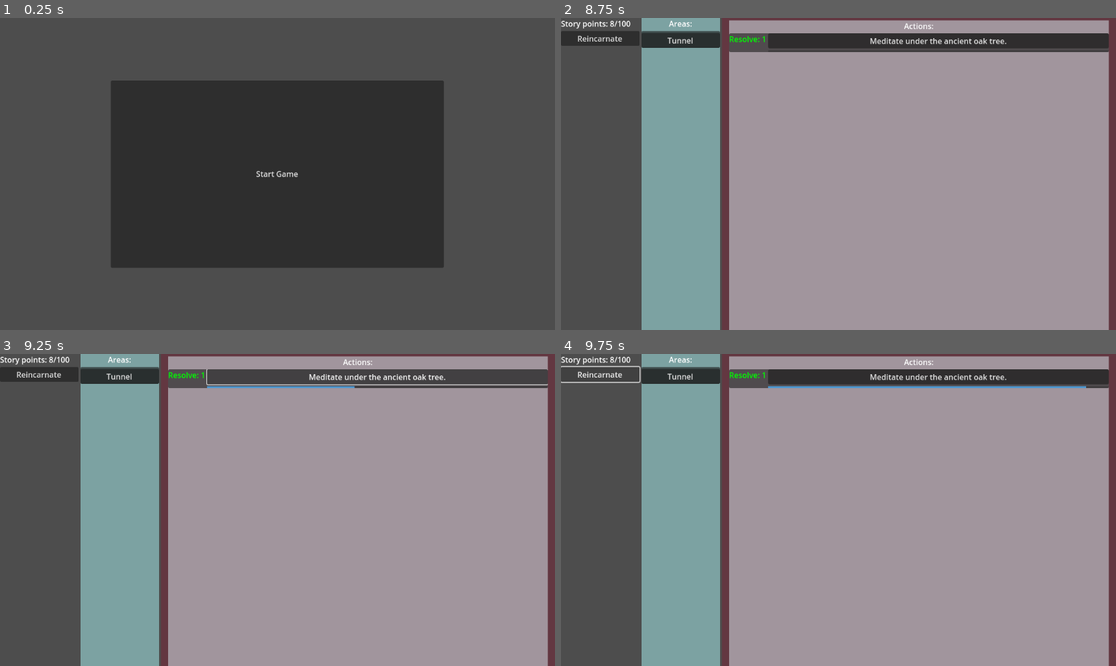
Above: before the commit, frames 1-4 (two rows, left to right).
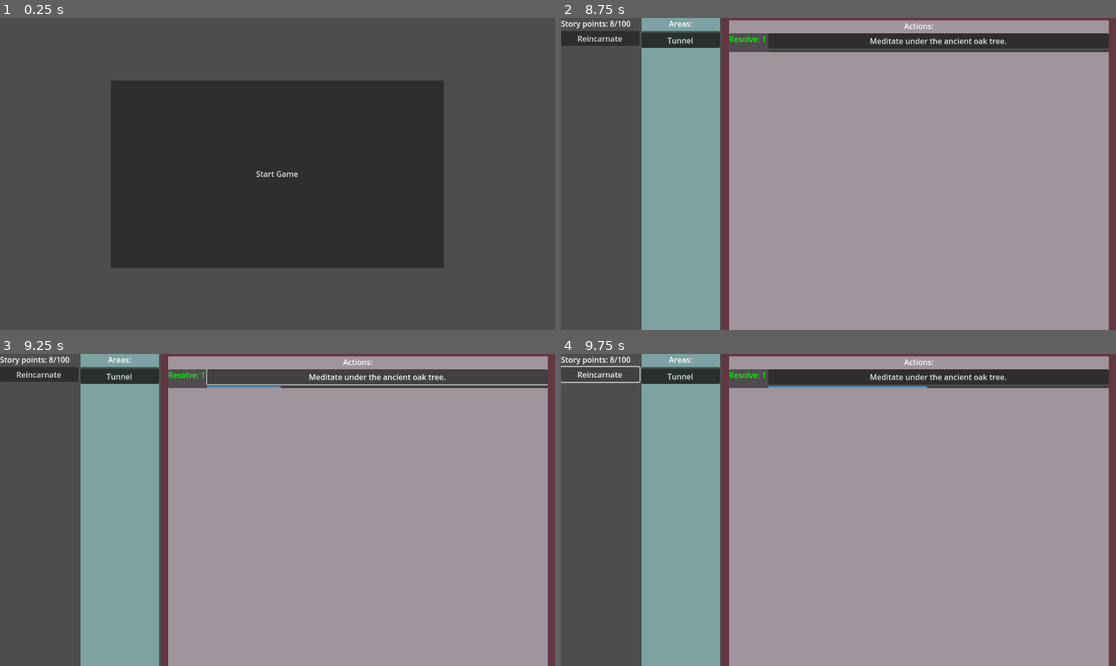
Above: after the commit, the same moments.

Repository: snipercup/Incremental-Chronicles
Game: Godot game, scene res://Scenes/main_menu.tscn
The game is run twice, just before and just after one commit, with the same random seed, the same clock (stepped at 60 frames per second) and the same inputs.
Inputs:
- Up to frame 1 (0.25 s): no input
- Up to frame 2 (8.75 s): click "Start Game" at 0.5 s; click "Reincarnate" at 1.25 s; click "Tunnel" at 2 s; click "Pick wildflowers." at 2.75 s; click "Smell the air." at 3.5 s; click "Touch the rough bark of a nea…" at 4.25 s; click "Observe small creatures darti…" at 5 s; click "Step ten paces east." at 5.75 s; click "Examine the weathered stone r…" at 6.5 s; click "Rest beneath the shade of the…" at 7.25 s; click "Search for hidden objects or …" at 8 s
- Up to frame 3 (9.25 s): click "Meditate under the ancient oa…" at 8.75 s
- Up to frame 4 (9.75 s): click "Reincarnate" at 9.5 s

Frames 1-2 are identical in both runs. In frame 3, less than 0.1% of the frame differs, in the area x 50-64%, y 10-11%; in frame 4, 0.2%, in the area x 65-95%, y 10-11%.

Commit message:
Add active action

Diff:
--- a/Area_data/tunnel_area.tres
+++ b/Area_data/tunnel_area.tres
@@ -58,7 +58,7 @@
 "story_text": "Search for hidden objects or tracks."
 }, {
 "action_type": "loop",
-"cooldown": 1.0,
+"cooldown": 2.0,
 "rewards": {
 "Resolve": 1.0
 },
--- a/Scenes/incremental_chronicle.tscn
+++ b/Scenes/incremental_chronicle.tscn
@@ -30,10 +30,12 @@
 script = ExtResource("1_4denh")
 helper = NodePath("Helper")
 
-[node name="Helper" type="Node" parent="." node_paths=PackedStringArray("area_list", "requirements_pin_list") groups=["helper"]]
+[node name="Helper" type="Node" parent="." node_paths=PackedStringArray("area_list", "requirements_pin_list", "resource_manager", "action_list") groups=["helper"]]
 script = ExtResource("2_3uyo8")
 area_list = NodePath("../MainWindow/AreasPanelContainer/AreasVBoxContainer/AreaList")
 requirements_pin_list = NodePath("../MainWindow/PlayerStats/RequirementsPinList")
+resource_manager = NodePath("../MainWindow/PlayerStats/ResourceManager")
+action_list = NodePath("../MainWindow/ActionsPanelContainer/ActionsVBoxContainer/ScrollContainer/ActionList")
 
 [node name="MainWindow" type="HBoxContainer" parent="."]
 layout_mode = 1
--- a/Scripts/helper.gd
+++ b/Scripts/helper.gd
@@ -4,6 +4,7 @@
 @export var area_list: VBoxContainer = null
 @export var requirements_pin_list: VBoxContainer = null
 @export var resource_manager: Label = null
+@export var action_list: VBoxContainer = null
 
 
 func initialize():
@@ -58,3 +59,7 @@
 # We add the action to the pin list
 func on_rewards_requirments_right_clicked(rewardsrequirmentsnode: VBoxContainer):
 	requirements_pin_list.add_action(rewardsrequirmentsnode.story_action)
+
+# Get the active action from the action list. May be null
+func get_active_action() -> StoryAction:
+	return action_list.get_active_action()
--- a/Scripts/storyaction/ui/action_list_ui.gd
+++ b/Scripts/storyaction/ui/action_list_ui.gd
@@ -8,6 +8,8 @@
 const STORY_ACTION_UI = preload("res://Scenes/action/story_action_ui.tscn")
 signal action_completed(myaction: Control)
 
+# Store the currently active action
+var active_action: StoryAction = null
 
 
 # Setter for area
@@ -52,9 +54,15 @@
 func _on_action_pressed(control: Control) -> void:
 	if control.needs_remove:
 		control.story_action.area.remove_story_action(control.story_action)
+		active_action = null # Clear active action if it needs removal
+	else:
+		active_action = control.story_action # Set active action if it doesn't need removal
 	action_completed.emit(control)
 
 
 # Function to handle action_added signal
 func _on_action_added(_myarea: StoryArea) -> void:
 	_update_story_actions()
+
+func get_active_action() -> StoryAction:
+	return active_action
--- a/Scripts/storyaction/ui/story_action_loop_ui.gd
+++ b/Scripts/storyaction/ui/story_action_loop_ui.gd
@@ -39,8 +39,6 @@
 func _on_action_button_pressed() -> void:
 	if cooldown_timer and not cooldown_timer.is_stopped():
 		return
-
-	action_pressed.emit(self)
 	_start_cooldown()
 
 # Apply the action's rewards to the player's resources
@@ -62,3 +60,11 @@
 # Called when cooldown completes
 func _on_cooldown_complete() -> void:
 	progress_bar.value = 0
+
+	# Emit the signal when the loop repeats
+	action_pressed.emit(self)
+
+	# Check if the current action is still the active action
+	if parent.get_active_action() == story_action:
+		# Restart the cooldown and loop if active
+		_start_cooldown()
--- a/Scripts/storyaction/ui/story_action_ui.gd
+++ b/Scripts/storyaction/ui/story_action_ui.gd
@@ -44,7 +44,15 @@
 
 # The resource manager will handle rewards
 func get_resource_manager() -> Node:
-	return get_tree().get_first_node_in_group("helper").resource_manager
+	return get_helper().resource_manager
+
+# The resource manager will handle rewards
+func get_active_action() -> StoryAction:
+	return get_helper().get_active_action()
+
+# Return the helper
+func get_helper() -> Node:
+	return get_tree().get_first_node_in_group("helper")
 
 # Apply the action's rewards to the player's resources
 func apply_rewards(rewards: Dictionary) -> Dictionary:
